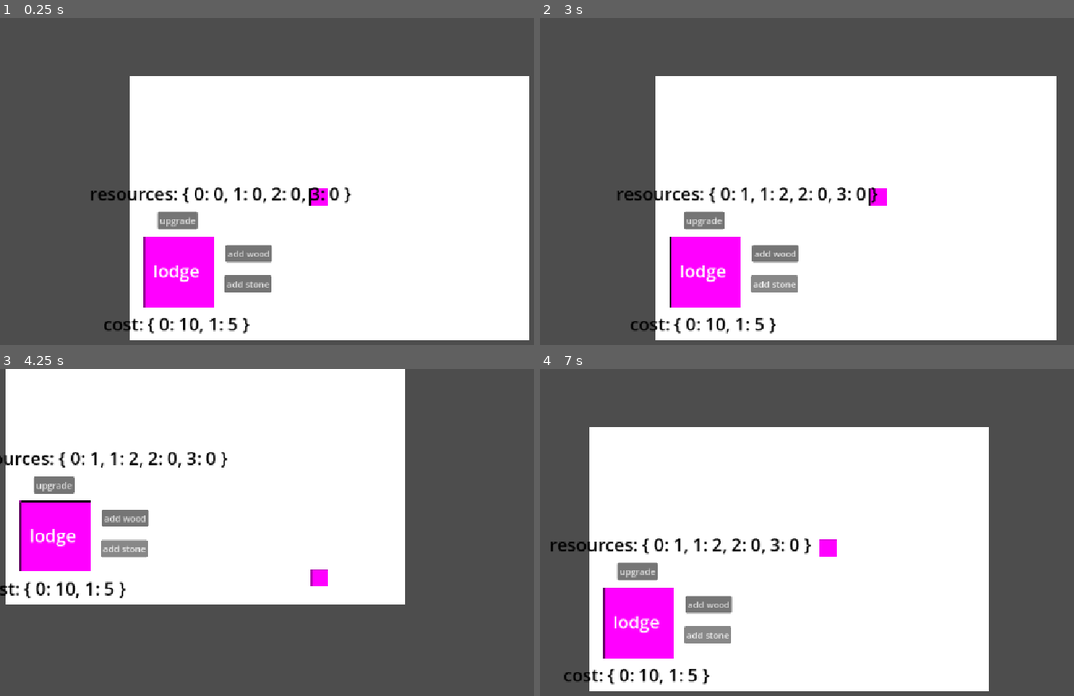
Above: before the commit, frames 1-4 (two rows, left to right).
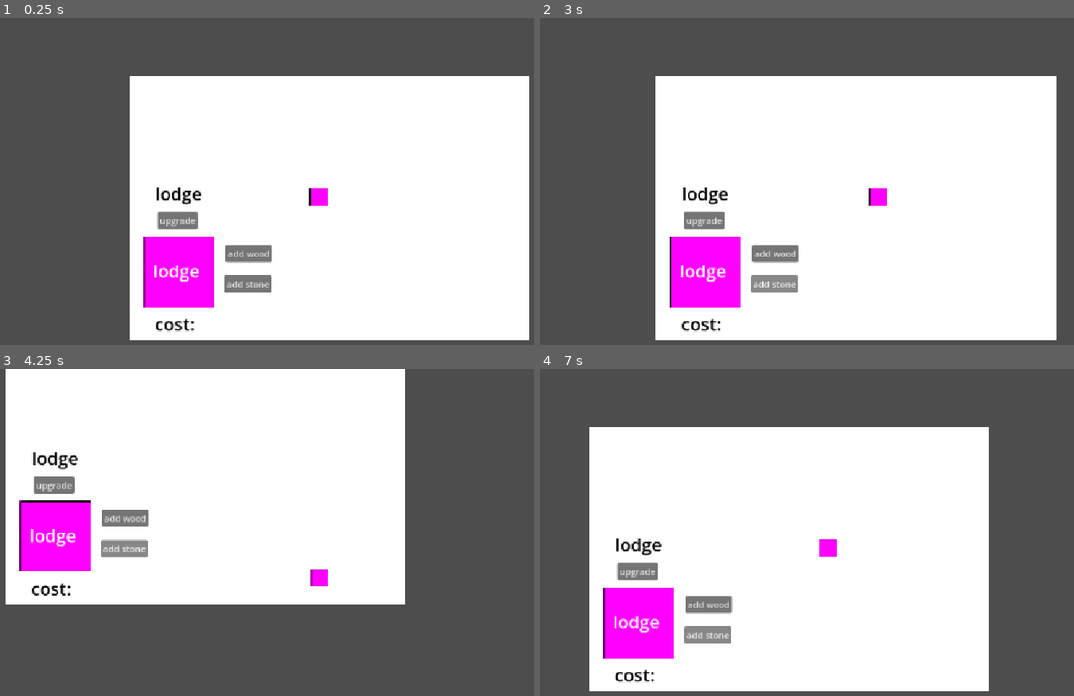
Above: after the commit, the same moments.

Repository: pesto-sauce/GMTK_2026
Game: Godot game, scene res://Scenes/world.tscn
The game is run twice, just before and just after one commit, with the same random seed, the same clock (stepped at 60 frames per second) and the same inputs.
Inputs:
- Up to frame 1 (0.25 s): no input
- Up to frame 2 (3 s): click "upgrade" at 0.5 s; click "add wood" at 1.25 s; click "add stone" at 2 s; tap Enter at 2.75 s; hold D (move_right) from 2.78 s (still down)
- Up to frame 3 (4.25 s): release D (move_right) at 3.53 s; hold S (move_down) from 3.53 s (still down)
- Up to frame 4 (7 s): release S (move_down) at 4.28 s; hold D (move_right) 4.28-5.03 s; hold W (move_up) 5.03-5.78 s; hold A (move_left) from 5.78 s (still down)

The runs differ from the first frame. In frame 1, 1.4% of the frame differs, in the area x 16-66%, y 51-97%; in frame 2, 1.3%; in frame 3, 1.2%; in frame 4, 1.3%.
Error after the commit: Parse Error: Member "lodge_upgraded" is not a function. (res://Scripts/lodge.gd:44)

Commit message:
feat: Emit signals for lodge upgrade outcomes

Diff:
--- a/src/Scripts/lodge.gd
+++ b/src/Scripts/lodge.gd
@@ -30,10 +30,10 @@
 
 func try_upgrade() -> bool:
 	if tier >= max_tier:
-		print("max level already")
+		SignalBus.upgrade_failed.emit("max level already")
 		return false
 	if not can_upgrade():
-		print("not enough resources")
+		SignalBus.upgrade_failed.emit("not enough resources")
 		return false
 
 	var cost = upgrade_costs[tier + 1]
@@ -41,14 +41,12 @@
 		GameManager.inv_remove_item(resource, cost[resource])
 
 	tier += 1
+	SignalBus.lodge_upgraded(tier)
+
 	return true
 
 func _on_button_pressed() -> void:
-	if can_upgrade():
-		print("you can upgrade")
-		try_upgrade()
-	else:
-		print("cant")
+	try_upgrade()
 
 func _on_button_2_pressed() -> void:
 	GameManager.inv_add_item(GameManager.Item.WOOD, 1)
